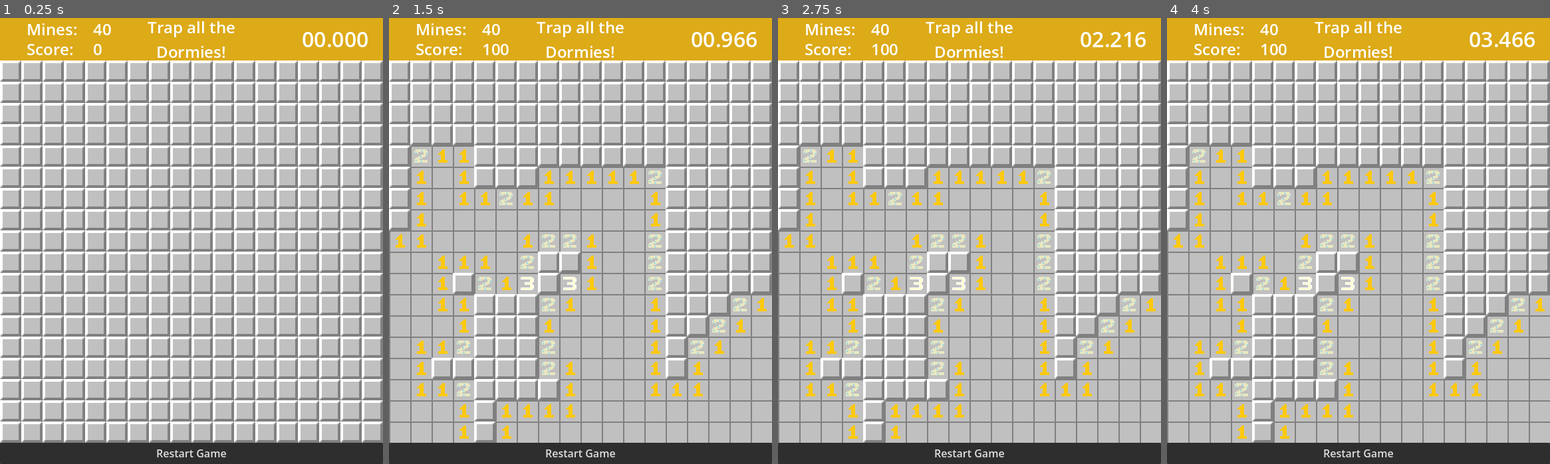
Above: before the commit, frames 1-4 (left to right).
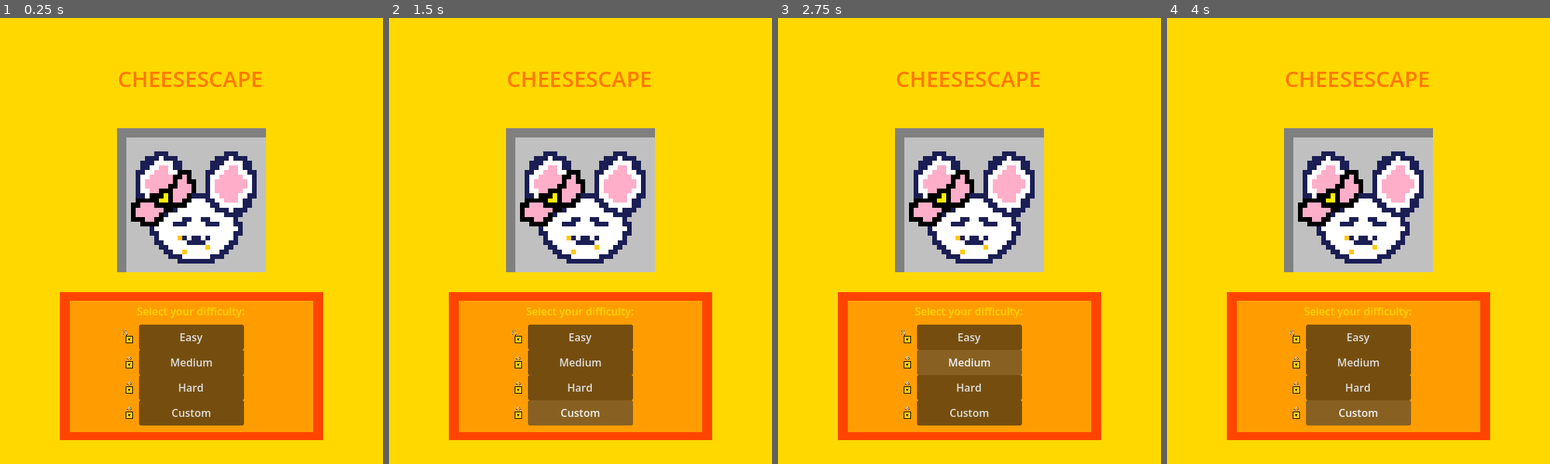
Above: after the commit, the same moments.

Repository: mistfistaf-geng/cheesescape
Game: Godot game, scene res://title_screen.tscn
Two runs of this game, one before a commit and one after it. Both use one fixed random seed, a clock stepped at 60 frames per second and the inputs below. Before the commit the project starts from res://main.tscn.
Inputs (mouse positions are in pixels of both pictures, inside the frame that each line leads up to):
- Up to frame 1 (0.25 s): no input
- Up to frame 2 (1.5 s): click (580, 365) at 0.5 s, where only the run after the commit has a clickable "Options"; click (580, 401) at 1.25 s, where only the run after the commit has a clickable "Extras"
- Up to frame 3 (2.75 s): click (969, 361) at 2 s, where only the run after the commit has a clickable "Medium"
- Up to frame 4 (4 s): click (1358, 388) at 2.75 s, where only the run after the commit has a clickable "Hard"; click (1358, 414) at 3.5 s, where only the run after the commit has a clickable "Custom"

The runs differ from the first frame. In frame 1, 96% of the frame differs, in the area x 0-100%, y 0-100%; in frame 2, 95%; in frame 3, 95%; in frame 4, 95%.

Commit message:
adding basic menu setup

Diff:
--- a/clock.tscn
+++ /dev/null
@@ -1,9 +0,0 @@
-[gd_scene format=3 uid="uid://skiwowqesj0"]
-
-[node name="Control" type="Control" unique_id=1670467637]
-layout_mode = 3
-anchors_preset = 15
-anchor_right = 1.0
-anchor_bottom = 1.0
-grow_horizontal = 2
-grow_vertical = 2
--- a/main.tscn
+++ b/main.tscn
@@ -74,10 +74,20 @@
 text = "0"
 
 [node name="RestartButton" type="Button" parent="Game" unique_id=609923733]
+offset_left = 288.0
 offset_top = 640.0
 offset_right = 576.0
 offset_bottom = 672.0
 theme_override_font_sizes/font_size = 16
 text = "Restart Game"
 
+[node name="MainMenuButton" type="Button" parent="Game" unique_id=674864190]
+offset_top = 640.0
+offset_right = 288.0
+offset_bottom = 672.0
+theme_override_font_sizes/font_size = 16
+text = "Main Menu"
+
 [connection signal="pressed" from="Game/RestartButton" to="Game" method="_on_restart_button_pressed"]
+[connection signal="pressed" from="Game/MainMenuButton" to="Game" method="_on_restart_button_pressed"]
+[connection signal="pressed" from="Game/MainMenuButton" to="Game" method="_on_main_menu_button_pressed"]
--- a/project.godot
+++ b/project.godot
@@ -11,7 +11,7 @@
 [application]
 
 config/name="Cheesesweeper"
-run/main_scene="uid://hw2ps5xl01xx"
+run/main_scene="uid://bo0bwm1mfxxas"
 config/features=PackedStringArray("4.6", "GL Compatibility")
 config/icon="res://icon.svg"
 
--- a/scripts/game.gd
+++ b/scripts/game.gd
@@ -222,3 +222,13 @@
 	if hours > 0:
 		string = string.insert(0, "%d:" % hours)
 	return string
+
+func _on_main_menu_button_pressed() -> void:
+	first_click_complete = false
+	for child in $Grid.get_children():
+		child.queue_free()
+	runes.clear()
+	current_score = 0
+	score.text = str(current_score)
+	restart_timer()
+	get_tree().change_scene_to_file("res://title_screen.tscn")
--- /dev/null
+++ b/scripts/titlescreen.gd
@@ -0,0 +1,13 @@
+extends Control
+
+func _on_new_game_button_pressed() -> void:
+	get_tree().change_scene_to_file("res://main.tscn")
+	pass
+
+
+func _on_options_button_pressed() -> void:
+	pass # Replace with function body.
+
+
+func _on_extras_button_pressed() -> void:
+	pass # Replace with function body.
--- /dev/null
+++ b/title_screen.tscn
@@ -0,0 +1,199 @@
+[gd_scene format=3 uid="uid://bo0bwm1mfxxas"]
+
+[ext_resource type="Script" uid="uid://bovxqdgc5w0yv" path="res://scripts/titlescreen.gd" id="1_v6p8y"]
+[ext_resource type="Texture2D" uid="uid://b0g4q702xtdxx" path="res://assets/icon.png" id="2_ak2if"]
+[ext_resource type="Texture2D" uid="uid://cmfrtmr0c7pew" path="res://assets/lock.png" id="3_ig5kc"]
+[ext_resource type="Texture2D" uid="uid://xj2j78kgpyp5" path="res://assets/unlock.png" id="4_05l2w"]
+
+[sub_resource type="Theme" id="Theme_v6p8y"]
+
+[node name="TitleScreen" type="Control" unique_id=1074626392]
+layout_mode = 3
+anchors_preset = 15
+anchor_right = 1.0
+anchor_bottom = 1.0
+grow_horizontal = 2
+grow_vertical = 2
+script = ExtResource("1_v6p8y")
+
+[node name="ColorRect" type="ColorRect" parent="." unique_id=1307042386]
+layout_mode = 0
+offset_right = 576.0
+offset_bottom = 672.0
+color = Color(1, 0.84705883, 0, 1)
+
+[node name="NewGameButton" type="Button" parent="ColorRect" unique_id=305814625]
+layout_mode = 0
+offset_left = 223.0
+offset_top = 454.0
+offset_right = 353.0
+offset_bottom = 503.0
+theme = SubResource("Theme_v6p8y")
+text = "New Game"
+
+[node name="OptionsButton" type="Button" parent="ColorRect" unique_id=289627670]
+layout_mode = 0
+offset_left = 223.0
+offset_top = 503.0
+offset_right = 353.0
+offset_bottom = 552.0
+text = "Options"
+
+[node name="ExtrasButton" type="Button" parent="ColorRect" unique_id=1305046758]
+layout_mode = 0
+offset_left = 223.0
+offset_top = 552.0
+offset_right = 353.0
+offset_bottom = 601.0
+text = "Extras"
+
+[node name="Icon" type="Sprite2D" parent="ColorRect" unique_id=125306945]
+position = Vector2(288.00003, 275)
+scale = Vector2(7, 7)
+texture = ExtResource("2_ak2if")
+
+[node name="RichTextLabel" type="RichTextLabel" parent="ColorRect" unique_id=1462124160]
+layout_mode = 0
+offset_left = 177.0
+offset_top = 68.0
+offset_right = 399.0
+offset_bottom = 184.0
+theme_override_colors/default_color = Color(1, 0.47058824, 0, 1)
+theme_override_font_sizes/normal_font_size = 33
+text = "CHEESESCAPE"
+
+[node name="ColorRect2" type="ColorRect" parent="." unique_id=1449704699]
+layout_mode = 0
+offset_left = 90.0
+offset_top = 413.0
+offset_right = 486.0
+offset_bottom = 636.0
+color = Color(1, 0.26666668, 0, 1)
+
+[node name="ColorRect" type="ColorRect" parent="ColorRect2" unique_id=948611764]
+layout_mode = 0
+offset_left = 15.0
+offset_top = 13.0
+offset_right = 381.0
+offset_bottom = 211.0
+color = Color(1, 0.6156863, 0, 1)
+
+[node name="RichTextLabel" type="RichTextLabel" parent="ColorRect2/ColorRect" unique_id=299276202]
+z_index = 1
+layout_mode = 0
+offset_left = -14.0
+offset_top = -4.0
+offset_right = 380.0
+offset_bottom = 36.0
+theme_override_colors/default_color = Color(1, 0.80784315, 0, 1)
+text = "Select your difficulty:"
+horizontal_alignment = 1
+vertical_alignment = 1
+
+[node name="Button" type="Button" parent="ColorRect2/ColorRect" unique_id=643717240]
+layout_mode = 0
+offset_left = 104.0
+offset_top = 36.0
+offset_right = 262.0
+offset_bottom = 74.0
+text = "Easy"
+
+[node name="Button2" type="Button" parent="ColorRect2/ColorRect" unique_id=586334426]
+layout_mode = 0
+offset_left = 104.0
+offset_top = 74.0
+offset_right = 262.0
+offset_bottom = 112.0
+text = "Medium"
+
+[node name="Button3" type="Button" parent="ColorRect2/ColorRect" unique_id=672905251]
+layout_mode = 0
+offset_left = 104.0
+offset_top = 112.0
+offset_right = 262.0
+offset_bottom = 150.0
+text = "Hard"
+
+[node name="Button4" type="Button" parent="ColorRect2/ColorRect" unique_id=952330153]
+layout_mode = 0
+offset_left = 104.0
+offset_top = 150.0
+offset_right = 262.0
+offset_bottom = 188.0
+text = "Custom"
+
+[node name="ColorRect2" type="ColorRect" parent="ColorRect2" unique_id=629804355]
+layout_mode = 0
+offset_left = 15.0
+offset_top = 13.0
+offset_right = 381.0
+offset_bottom = 211.0
+color = Color(1, 0.6156863, 0, 1)
+
+[node name="RichTextLabel" type="RichTextLabel" parent="ColorRect2/ColorRect2" unique_id=1029983403]
+z_index = 1
+layout_mode = 0
+offset_left = -14.0
+offset_top = -4.0
+offset_right = 380.0
+offset_bottom = 36.0
+theme_override_colors/default_color = Color(1, 0.80784315, 0, 1)
+text = "Select your difficulty:"
+horizontal_alignment = 1
+vertical_alignment = 1
+
+[node name="Button" type="Button" parent="ColorRect2/ColorRect2" unique_id=949880088]
+layout_mode = 0
+offset_left = 104.0
+offset_top = 36.0
+offset_right = 262.0
+offset_bottom = 74.0
+text = "Easy"
+
+[node name="Button2" type="Button" parent="ColorRect2/ColorRect2" unique_id=1631636512]
+layout_mode = 0
+offset_left = 104.0
+offset_top = 74.0
+offset_right = 262.0
+offset_bottom = 112.0
+text = "Medium"
+
+[node name="Button3" type="Button" parent="ColorRect2/ColorRect2" unique_id=1319883560]
+layout_mode = 0
+offset_left = 104.0
+offset_top = 112.0
+offset_right = 262.0
+offset_bottom = 150.0
+text = "Hard"
+
+[node name="Button4" type="Button" parent="ColorRect2/ColorRect2" unique_id=1138640197]
+layout_mode = 0
+offset_left = 104.0
+offset_top = 150.0
+offset_right = 262.0
+offset_bottom = 188.0
+text = "Custom"
+
+[node name="Lock" type="Sprite2D" parent="ColorRect2/ColorRect2" unique_id=915445590]
+position = Vector2(89.00001, 131.00003)
+scale = Vector2(0.2, 0.2)
+texture = ExtResource("3_ig5kc")
+
+[node name="Lock2" type="Sprite2D" parent="ColorRect2/ColorRect2" unique_id=354442119]
+position = Vector2(89, 93)
+scale = Vector2(0.2, 0.2)
+texture = ExtResource("3_ig5kc")
+
+[node name="Lock3" type="Sprite2D" parent="ColorRect2/ColorRect2" unique_id=470889895]
+position = Vector2(89.00001, 169.00003)
+scale = Vector2(0.2, 0.2)
+texture = ExtResource("3_ig5kc")
+
+[node name="Unlock" type="Sprite2D" parent="ColorRect2/ColorRect2" unique_id=1767941407]
+position = Vector2(89, 55)
+scale = Vector2(0.2, 0.2)
+texture = ExtResource("4_05l2w")
+
+[connection signal="pressed" from="ColorRect/NewGameButton" to="." method="_on_new_game_button_pressed"]
+[connection signal="pressed" from="ColorRect/OptionsButton" to="." method="_on_options_button_pressed"]
+[connection signal="pressed" from="ColorRect/ExtrasButton" to="." method="_on_extras_pressed"]
Binary file added: assets/lock.png
Not shown, added: assets/lock.png.import
Binary file added: assets/unlock.png
Not shown, added: assets/unlock.png.import
Not shown, added: scripts/titlescreen.gd.uid
